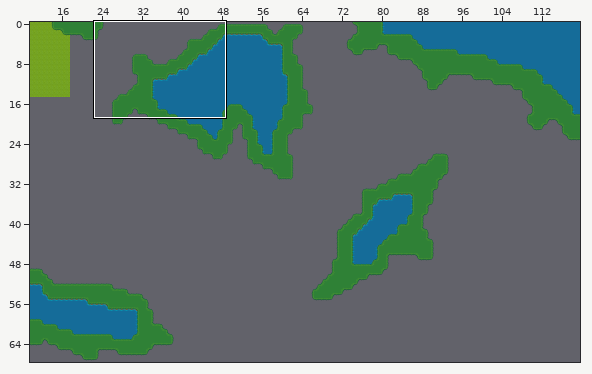
A Tiled map (JSON) gets an edit: assets/maps/south-west1.json. The first picture is a wide view before the edit; the outline marks the close-up.
Close-up. First the earlier version:
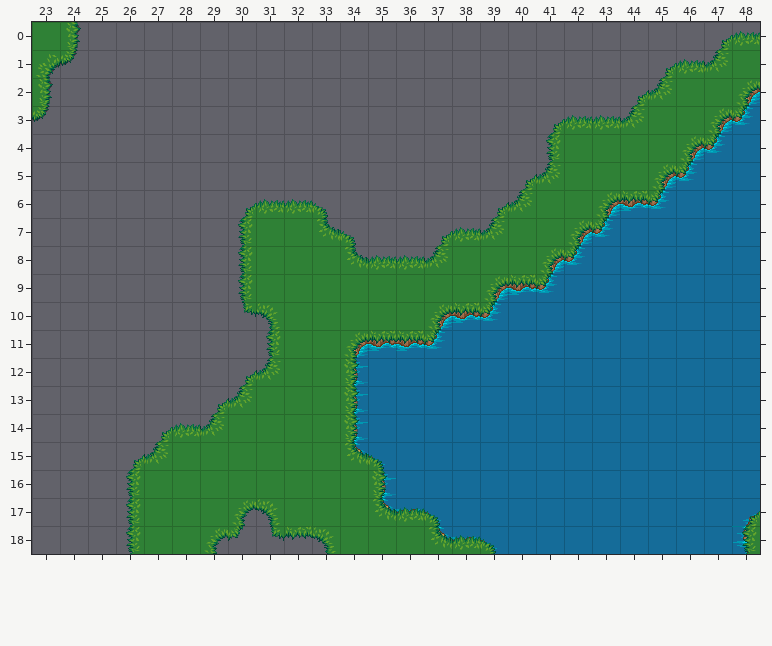
Cells are 32x32 px. Shown: x 23..48, y 0..18. The commit also changed other parts of the map, which this record leaves out.
After:
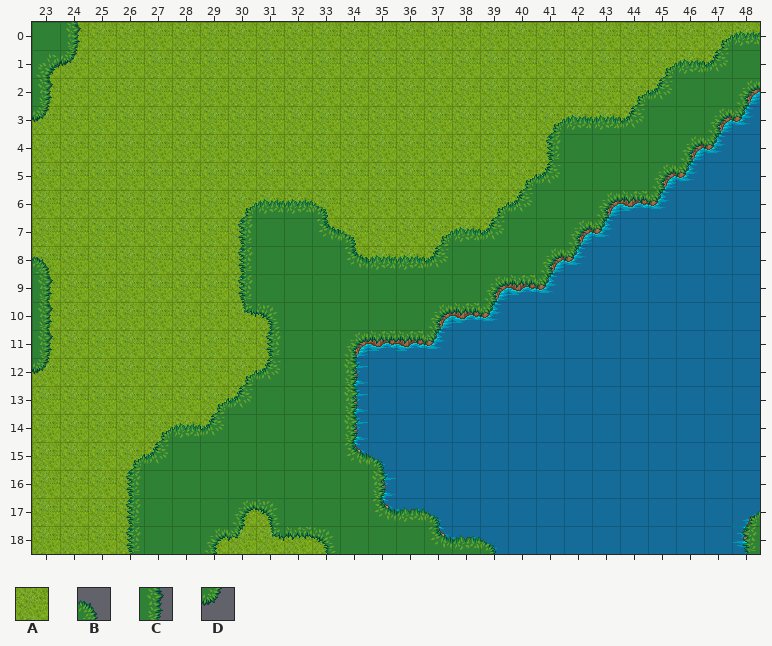
Key: from "freetileset": A 72; from "terrain": B 170, C 191, D 212.
_ is an empty cell.
Difference:
{"where": "layer \"Ground\""}
{"y":0,"x":24,"old":"_________________________","new":"AAAAAAAAAAAAAAAAAAAAAAAAA"}
{"y":1,"x":23,"old":"_________________________","new":"AAAAAAAAAAAAAAAAAAAAAAAAA"}
{"y":2,"x":23,"old":"_______________________","new":"AAAAAAAAAAAAAAAAAAAAAAA"}
{"y":3,"x":23,"old":"______________________","new":"AAAAAAAAAAAAAAAAAAAAAA"}
{"y":4,"x":23,"old":"___________________","new":"AAAAAAAAAAAAAAAAAAA"}
{"y":5,"x":23,"old":"___________________","new":"AAAAAAAAAAAAAAAAAAA"}
{"y":6,"x":23,"old":"__________________","new":"AAAAAAAAAAAAAAAAAA"}
{"y":7,"x":23,"old":"________","new":"AAAAAAAA"}
{"y":7,"x":33,"old":"_______","new":"AAAAAAA"}
{"y":8,"x":23,"old":"________","new":"AAAAAAAA"}
{"y":8,"x":34,"old":"____","new":"AAAA"}
{"y":9,"x":23,"old":"________","new":"AAAAAAAA"}
{"y":10,"x":23,"old":"_________","new":"AAAAAAAAA"}
{"y":11,"x":23,"old":"_________","new":"AAAAAAAAA"}
{"y":12,"x":23,"old":"_________","new":"AAAAAAAAA"}
{"y":13,"x":23,"old":"________","new":"AAAAAAAA"}
{"y":14,"x":23,"old":"_______","new":"AAAAAAA"}
{"y":15,"x":23,"old":"_____","new":"AAAAA"}
{"y":16,"x":23,"old":"____","new":"AAAA"}
{"y":17,"x":23,"old":"____","new":"AAAA"}
{"y":17,"x":30,"old":"__","new":"AA"}
{"y":18,"x":23,"old":"____","new":"AAAA"}
{"y":18,"x":29,"old":"_____","new":"AAAAA"}
{"where": "layer \"Ground2\""}
{"y":8,"x":23,"old":"_","new":"B"}
{"y":9,"x":23,"old":"_","new":"C"}
{"y":10,"x":23,"old":"_","new":"C"}
{"y":11,"x":23,"old":"_","new":"C"}
{"y":12,"x":23,"old":"_","new":"D"}
{"label":"added","picture_box":[32,22,760,554]}
